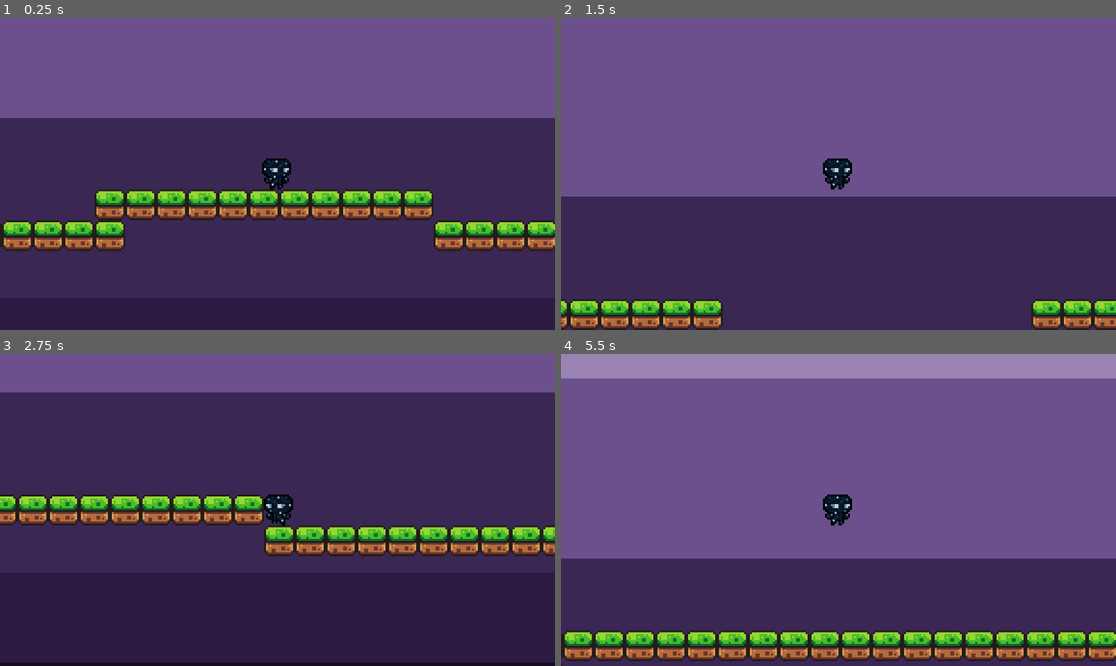
Above: before the commit, frames 1-4 (two rows, left to right).
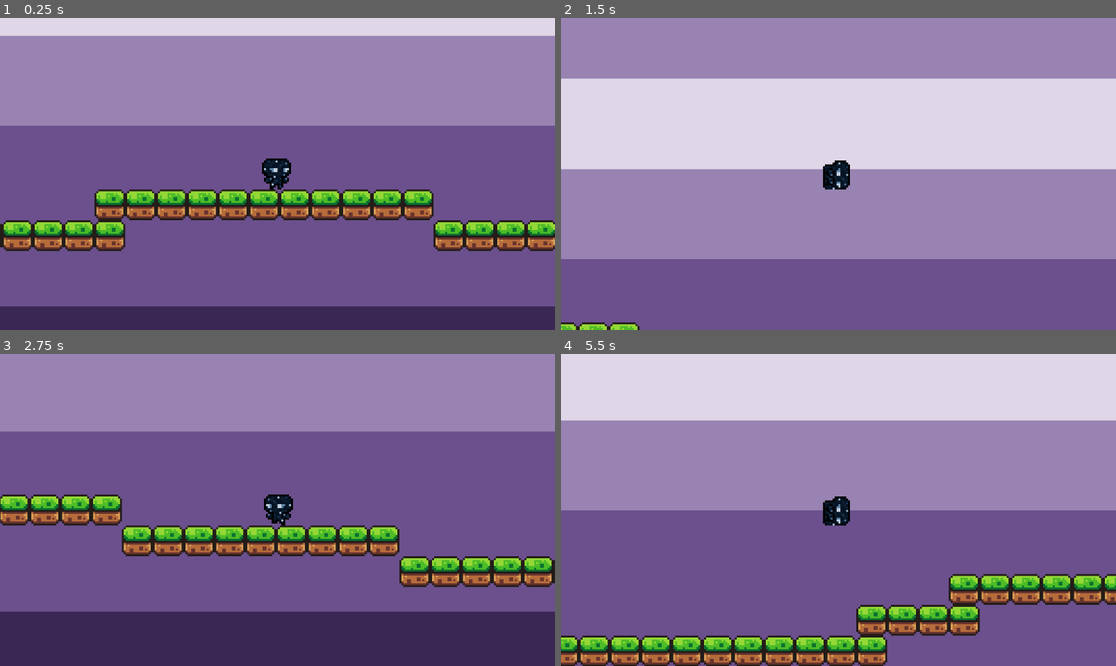
Above: after the commit, the same moments.

Repository: BreakableEggshell/CosmicRestoration
Game: Godot game, scene res://scene/main.tscn
The game is run twice, just before and just after one commit, with the same random seed, the same clock (stepped at 60 frames per second) and the same inputs.
Inputs:
- Up to frame 1 (0.25 s): no input
- Up to frame 2 (1.5 s): tap Enter at 0.5 s; hold D (move_right) from 0.53 s (still down); tap Shift (move_dash) at 0.6 s; tap Space (move_jump) at 0.77, 0.8, 1.07, 1.35 s
- Up to frame 3 (2.75 s): tap Space (move_jump) at 1.52, 1.82, 2.3 s; tap Shift (move_dash) at 1.55, 2.1 s; release D (move_right) at 2.03 s; hold A (move_left) from 2.03 s (still down)
- Up to frame 4 (5.5 s): release A (move_left) at 2.78 s; hold D (move_right) 2.78-4.28 s; tap Shift (move_dash) at 2.85, 4.35, 5.1 s; tap Space (move_jump) at 3.02, 3.32, 3.6, 3.77, 4.07, 4.52, 4.82, 5.3 s; hold A (move_left) 4.28-5.03 s; hold D (move_right) from 5.03 s (still down)

The runs differ from the first frame. In frame 1, 82% of the frame differs, in the area x 0-100%, y 0-93%; in frame 2, 100%, in the area x 0-100%, y 0-100%; in frame 3, 81%; in frame 4, 84%.

Commit message:
Added dashing

Diff:
--- a/scene/main.tscn
+++ b/scene/main.tscn
@@ -168,7 +168,7 @@
 [node name="Main" type="Node2D"]
 
 [node name="Background1" type="Sprite2D" parent="."]
-position = Vector2(579.25006, 567.25)
+position = Vector2(571, 665.00006)
 scale = Vector2(72.46876, 46.781258)
 texture = ExtResource("1_wp4xf")
 
--- a/scene/player.gd
+++ /dev/null
@@ -1,41 +0,0 @@
-extends CharacterBody2D
-
-
-const SPEED = 300.0
-const JUMP_VELOCITY = -400.0
-@onready var player_animation: AnimationPlayer = $AnimationPlayer
-@onready var player_sprite: Sprite2D = $Sprite2D
-
-
-func _physics_process(delta: float) -> void:
-	# Add the gravity.
-	if not is_on_floor():
-		velocity += get_gravity() * delta
-
-	# Handle jump.
-	if Input.is_action_just_pressed("move_jump") and is_on_floor():
-		velocity.y = JUMP_VELOCITY
-
-
-	# Get the input direction and handle the movement/deceleration.
-	# As good practice, you should replace UI actions with custom gameplay actions.
-	var direction := Input.get_axis("move_left", "move_right")
-	if direction:
-		velocity.x = direction * SPEED
-	else:
-		velocity.x = move_toward(velocity.x, 0, SPEED)
-
-	if is_on_floor():
-		if direction == 0:
-			player_animation.play("Move_Idle")
-		else:
-			player_animation.play("Move_Walk")
-	else:
-		player_animation.play("Move_Idle")
-
-	if velocity.x > 0:
-		player_sprite.flip_h = false
-	elif velocity.x < 0:
-		player_sprite.flip_h = true
-
-	move_and_slide()
--- a/scene/player.tscn
+++ b/scene/player.tscn
@@ -1,6 +1,6 @@
-[gd_scene load_steps=8 format=3 uid="uid://dhdt7j761e223"]
+[gd_scene load_steps=9 format=3 uid="uid://dhdt7j761e223"]
 
-[ext_resource type="Script" uid="uid://nuvhs8hh2pfk" path="res://scene/player.gd" id="1_hjaqi"]
+[ext_resource type="Script" uid="uid://nuvhs8hh2pfk" path="res://script/player.gd" id="1_hjaqi"]
 [ext_resource type="Texture2D" uid="uid://bpa3e8e2bfxmu" path="res://assets/MC_SpriteSheet.png" id="1_xo3ru"]
 
 [sub_resource type="Animation" id="Animation_hjaqi"]
@@ -34,7 +34,7 @@
 "times": PackedFloat32Array(0, 0.4),
 "transitions": PackedFloat32Array(1, 1),
 "update": 1,
-"values": [2, 3]
+"values": [4, 5]
 }
 
 [sub_resource type="Animation" id="Animation_fvtld"]
@@ -52,9 +52,27 @@
 "values": [0]
 }
 
+[sub_resource type="Animation" id="Animation_s4jxa"]
+resource_name = "Move_Jump"
+length = 0.9
+loop_mode = 1
+tracks/0/type = "value"
+tracks/0/imported = false
+tracks/0/enabled = true
+tracks/0/path = NodePath("Sprite2D:frame")
+tracks/0/interp = 1
+tracks/0/loop_wrap = true
+tracks/0/keys = {
+"times": PackedFloat32Array(0, 0.20000002, 0.40000004, 0.6),
+"transitions": PackedFloat32Array(1, 1, 1, 1),
+"update": 1,
+"values": [10, 11, 12, 13]
+}
+
 [sub_resource type="AnimationLibrary" id="AnimationLibrary_s4jxa"]
 _data = {
 &"Move_Idle": SubResource("Animation_hjaqi"),
+&"Move_Jump": SubResource("Animation_s4jxa"),
 &"Move_Walk": SubResource("Animation_ct4mp"),
 &"RESET": SubResource("Animation_fvtld")
 }
@@ -72,8 +90,8 @@
 
 [node name="Sprite2D" type="Sprite2D" parent="."]
 texture = ExtResource("1_xo3ru")
-hframes = 2
-vframes = 2
+hframes = 4
+vframes = 4
 
 [node name="CollisionShape2D" type="CollisionShape2D" parent="."]
 position = Vector2(-0.5, 0.5)
--- /dev/null
+++ b/script/player.gd
@@ -0,0 +1,82 @@
+extends CharacterBody2D
+
+const SPEED = 150.0
+const JUMP_VELOCITY = -400.0
+
+const DASH_SPEED = 400.0
+const DASH_TIME = 0.15
+const DASH_COOLDOWN = 0.5
+
+@onready var player_animation: AnimationPlayer = $AnimationPlayer
+@onready var player_sprite: Sprite2D = $Sprite2D
+
+var is_dashing = false
+var dash_timer = 0.0
+var dash_cooldown_timer = 0.0
+var dash_direction = 0
+
+
+func _physics_process(delta: float) -> void:
+
+	if dash_cooldown_timer > 0:
+		dash_cooldown_timer -= delta
+
+
+	if is_dashing:
+		dash_timer -= delta
+		velocity.x = dash_direction * DASH_SPEED
+		velocity.y = 0
+
+		if dash_timer <= 0:
+			is_dashing = false
+
+	else:
+		# Gravity
+		if not is_on_floor():
+			velocity += get_gravity() * delta
+
+		# Jump
+		if Input.is_action_just_pressed("move_jump") and is_on_floor():
+			velocity.y = JUMP_VELOCITY
+
+
+		# Movement
+		var direction := Input.get_axis("move_left", "move_right")
+		if direction:
+			velocity.x = direction * SPEED
+		else:
+			velocity.x = move_toward(velocity.x, 0, SPEED)
+
+		# Dash input
+		if Input.is_action_just_pressed("move_dash") and dash_cooldown_timer <= 0:
+			start_dash(direction)
+
+
+	if is_dashing:
+		player_animation.play("Move_Walk")
+	elif not is_on_floor():
+		if player_animation.current_animation != "Move_Jump":
+				player_animation.play("Move_Jump")
+	elif is_on_floor():
+		player_animation.play("Move_Walk" if velocity.x != 0 else "Move_Idle")
+	else:
+		player_animation.play("Move_Idle")
+
+	# Sprite flip
+	if velocity.x > 0:
+		player_sprite.flip_h = false
+	elif velocity.x < 0:
+		player_sprite.flip_h = true
+	move_and_slide()
+
+
+func start_dash(direction: float) -> void:
+	is_dashing = true
+	dash_timer = DASH_TIME
+	dash_cooldown_timer = DASH_COOLDOWN
+
+
+	if direction == 0:
+		dash_direction = -1 if player_sprite.flip_h else 1
+	else:
+		dash_direction = sign(direction)
Binary file changed: assets/MC_SpriteSheet.png
Binary file removed: assets/MC_idle_anim.png
Not shown, removed: assets/MC_idle_anim.png.import
Binary file removed: assets/MC_walk_anim.png
Not shown, removed: assets/MC_walk_anim.png.import
Renamed: scene/player.gd.uid -> script/player.gd.uid
